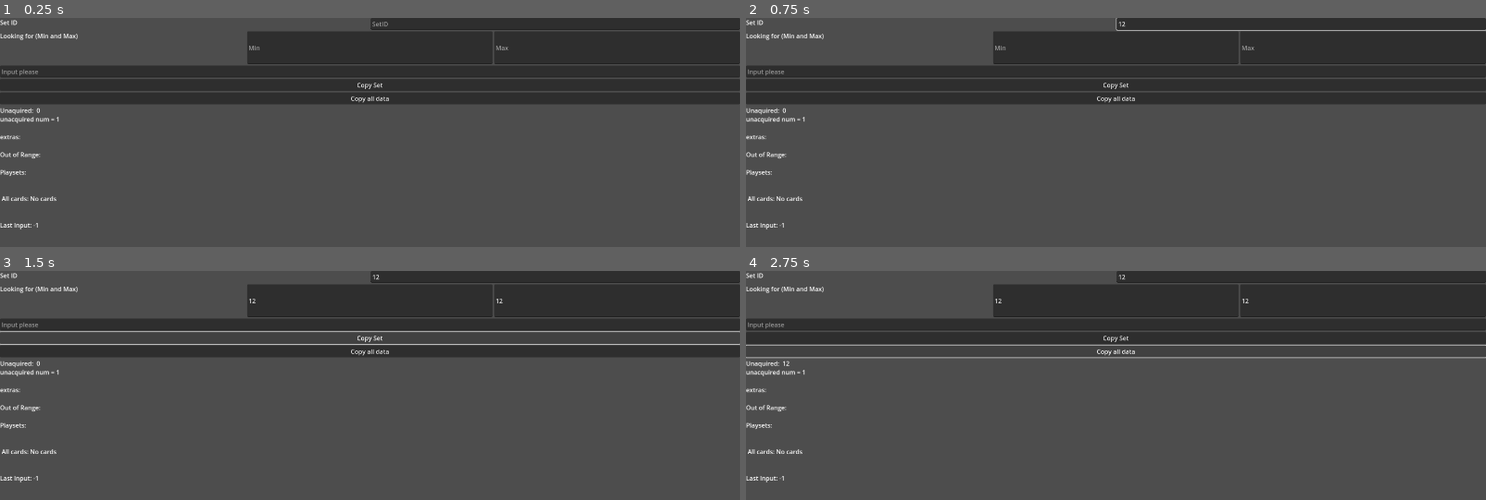
Above: before the commit, frames 1-4 (two rows, left to right).
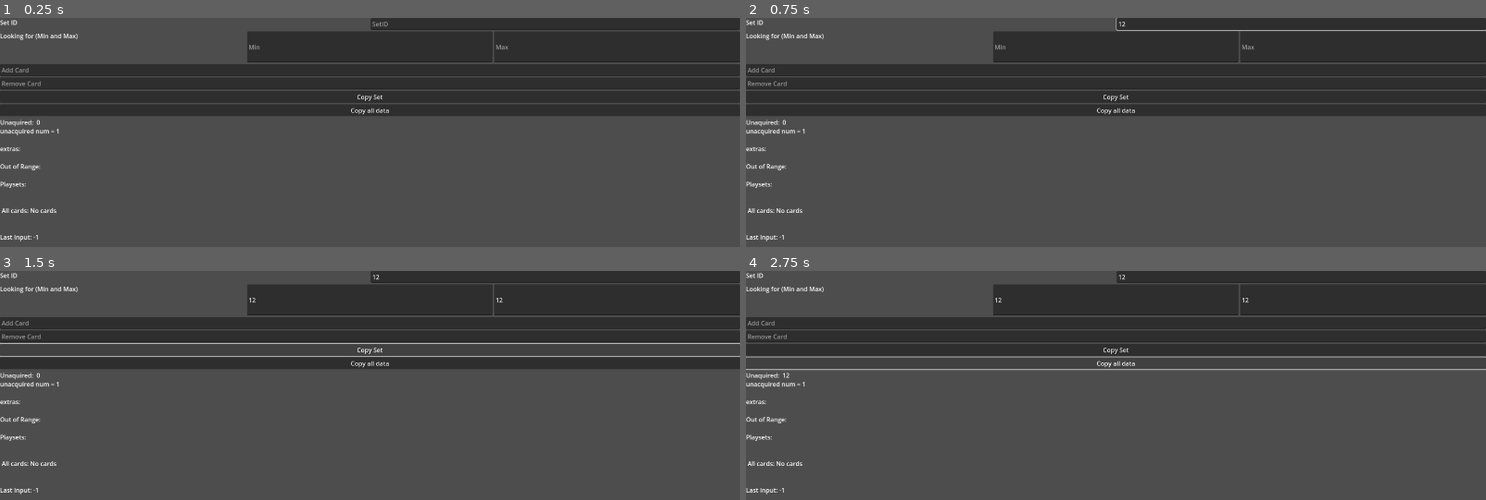
Above: after the commit, the same moments.

Repository: BrianBHuynh/MTG-easy-card-ID-tracker
Game: Godot game, scene res://tracker_scene.tscn
The game is run twice, just before and just after one commit, with the same random seed, the same clock (stepped at 60 frames per second) and the same inputs.
Inputs (mouse positions are in pixels of both pictures, inside the frame that each line leads up to):
- Up to frame 1 (0.25 s): no input
- Up to frame 2 (0.75 s): click (1301, 24) at 0.52 s; type "12" at 0.6 s
- Up to frame 3 (1.5 s): click (370, 300) at 0.75 s; type "12" at 0.83 s; click (614, 300) at 0.98 s; type "12" at 1.07 s; click "Copy Set" at 1.25 s
- Up to frame 4 (2.75 s): click "Copy all data" at 2 s

The runs differ from the first frame. In frame 1, 8.9% of the frame differs, in the area x 0-100%, y 11-98%; in frame 2, 8.9%; in frame 3, 9.7%; in frame 4, 5.9%.

Commit message:
Card removal
Lets you remove cards

Diff:
--- a/tracker_scene.gd
+++ b/tracker_scene.gd
@@ -53,14 +53,22 @@
 	)
 
 
-func _on_line_edit_text_submitted(new_text: String) -> void:
+func _on_card_submitted(new_text: String) -> void:
 	if new_text != "":
 		Saves.set_value($VBoxContainer/SetID/SetID.text, str(int(new_text)), int(Saves.get_or_return($VBoxContainer/SetID/SetID.text, new_text, 0) + 1))
 	last_input = int(new_text)
 	process_text()
-	$VBoxContainer/LineEdit.text = ""
+	$VBoxContainer/Add.text = ""
 	Saves.save_game()
 
+
+func _on_card_removed(new_text: String) -> void:
+	if new_text != "":
+		Saves.set_value($VBoxContainer/SetID/SetID.text, str(int(new_text)), int(Saves.get_or_return($VBoxContainer/SetID/SetID.text, new_text, 0) -1))
+	last_input = int(new_text)
+	process_text()
+	$VBoxContainer/Remove.text = ""
+	Saves.save_game()
 
 func _on_copy_all_button_pressed() -> void:
 	DisplayServer.clipboard_set(str(Saves.data))
--- a/tracker_scene.tscn
+++ b/tracker_scene.tscn
@@ -49,10 +49,16 @@
 size_flags_horizontal = 3
 placeholder_text = "Max"
 
-[node name="LineEdit" type="LineEdit" parent="VBoxContainer"]
+[node name="Add" type="LineEdit" parent="VBoxContainer"]
 layout_mode = 2
 size_flags_horizontal = 3
-placeholder_text = "Input please"
+placeholder_text = "Add Card"
+keep_editing_on_text_submit = true
+
+[node name="Remove" type="LineEdit" parent="VBoxContainer"]
+layout_mode = 2
+size_flags_horizontal = 3
+placeholder_text = "Remove Card"
 keep_editing_on_text_submit = true
 
 [node name="CopySet" type="Button" parent="VBoxContainer"]
@@ -71,6 +77,7 @@
 [connection signal="text_submitted" from="VBoxContainer/SetID/SetID" to="." method="process_text"]
 [connection signal="text_submitted" from="VBoxContainer/Range/Min" to="." method="process_text"]
 [connection signal="text_submitted" from="VBoxContainer/Range/Max" to="." method="process_text"]
-[connection signal="text_submitted" from="VBoxContainer/LineEdit" to="." method="_on_line_edit_text_submitted"]
+[connection signal="text_submitted" from="VBoxContainer/Add" to="." method="_on_card_submitted"]
+[connection signal="text_submitted" from="VBoxContainer/Remove" to="." method="_on_card_removed"]
 [connection signal="pressed" from="VBoxContainer/CopySet" to="." method="_on_copy_set_pressed"]
 [connection signal="pressed" from="VBoxContainer/CopyAll" to="." method="_on_copy_all_button_pressed"]
